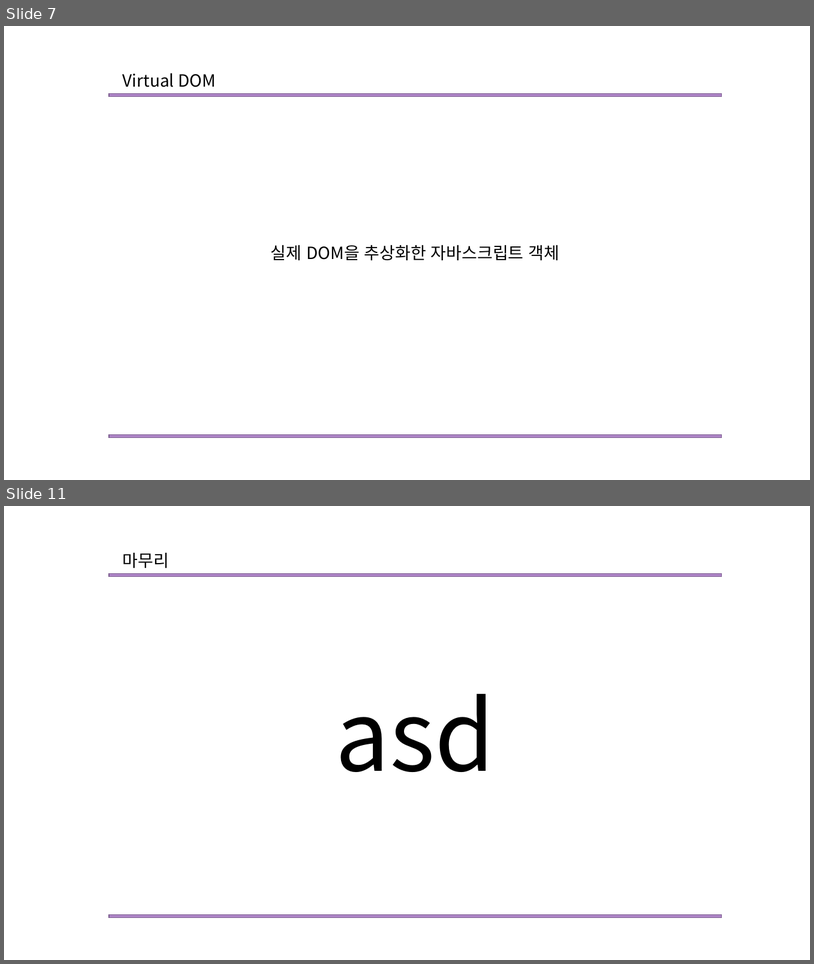
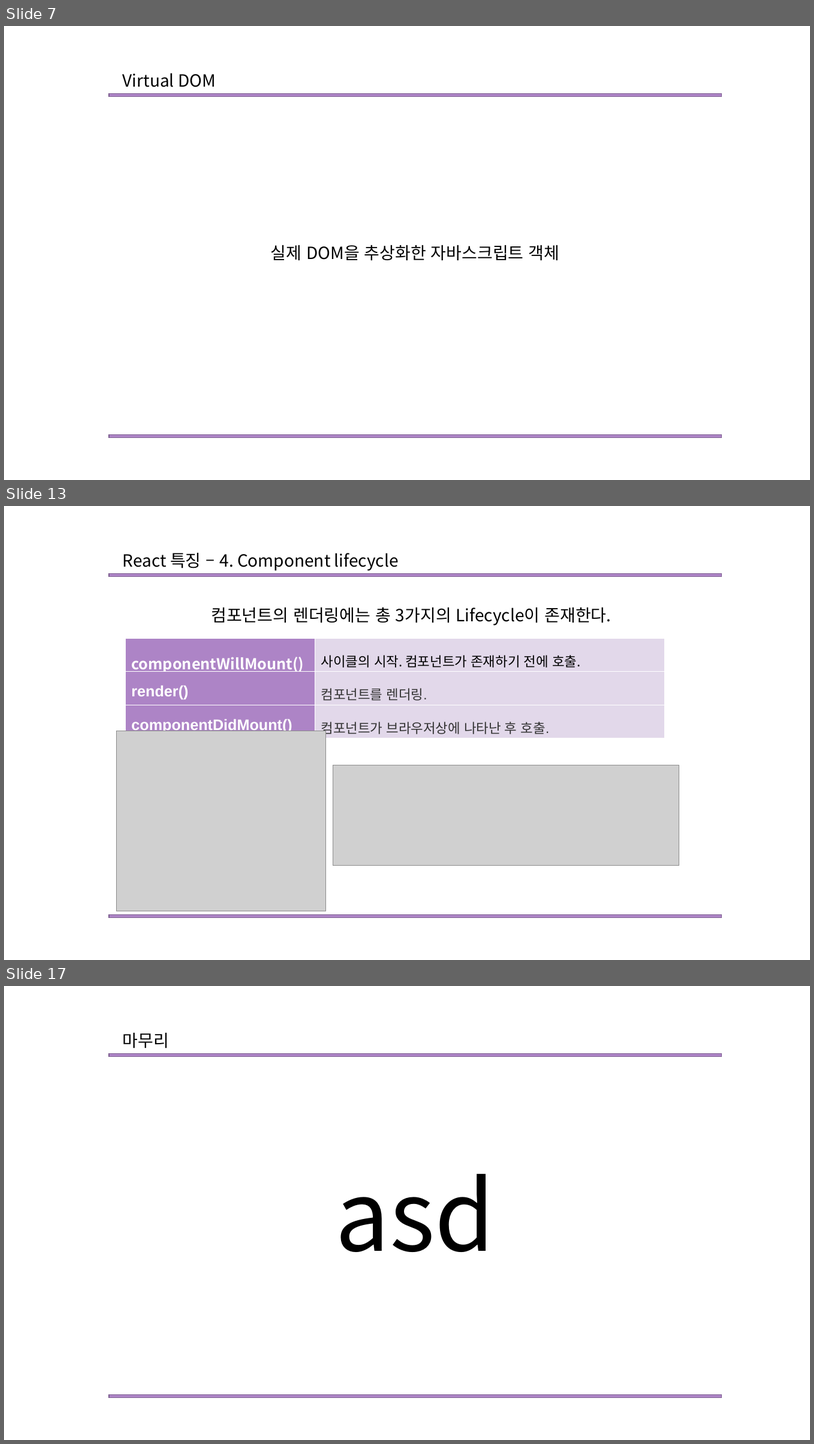
Before and after one commit to Mikusnuz/MyPractice, a slide deck: Study/6. React.pptx. Shown one above the other, each under a label of ours: slides 7 and 11 before the commit, slides 7, 13 and 17 after it; the slides between them are not shown. The pictures are 814x964 and 814x1444 pixels, drawn with LibreOffice and Linux fonts; fonts in the diff are those of the drawing; grey boxes stand for pictures. Boxes give left, top, right and bottom in pixels: in the first picture for what was removed or moved away, otherwise in the second. Text is boxed around its words. In the diff, an @@ line names an element or a change of style, - is before the commit and + after.

```diff
--- a/Study/6. React.pptx
+++ b/Study/6. React.pptx
@@ slide 13 added at bbox=[4, 506, 810, 960], background #FFFFFF @@
@@ text added at bbox=[123, 553, 399, 571], 20 pt, text #000000 @@
+React 특징 – 4. Component lifecycle
@@ rectangle added at bbox=[108, 574, 722, 577], fill #AD84C6, outline #806292 1 pt @@
@@ text added at bbox=[211, 607, 611, 625], 20 pt, text #000000 @@
+컴포넌트의 렌더링에는 총 3가지의 Lifecycle이 존재한다.
@@ table added at bbox=[126, 639, 666, 738], 3 rows, 2 columns @@
+componentWillMount() | 사이클의 시작. 컴포넌트가 존재하기 전에 호출.
+render() | 컴포넌트를 렌더링.
+componentDidMount() | 컴포넌트가 브라우저상에 나타난 후 호출.
@@ picture added at bbox=[117, 730, 326, 911] @@
@@ picture added at bbox=[333, 765, 680, 865] @@
@@ rectangle added at bbox=[108, 915, 722, 918], fill #AD84C6, outline #806292 1 pt @@
@@ what was slide 11 is now slide 17 @@
```
Also in this commit, not shown: 4 slides changed, 6 other slides added, 1 slide removed, 5 other files.
